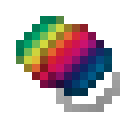
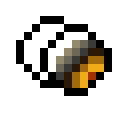
Before/after of a 128 × 128 layered artwork. What changed in the layer stack:
showed group "Modifiers" (15 layers) over 16, 16, 120, 112
added layer "Layer 1" in group "Modifiers" over 16, 16, 112, 96
hid group "Icon" (2 layers) over 16, 16, 120, 112
hid "Stone copy" over 16, 16, 112, 96
hid "Cord copy" over 56, 72, 120, 112
hid group "Non Tinkers'" (9 layers) over 16, 16, 120, 112
